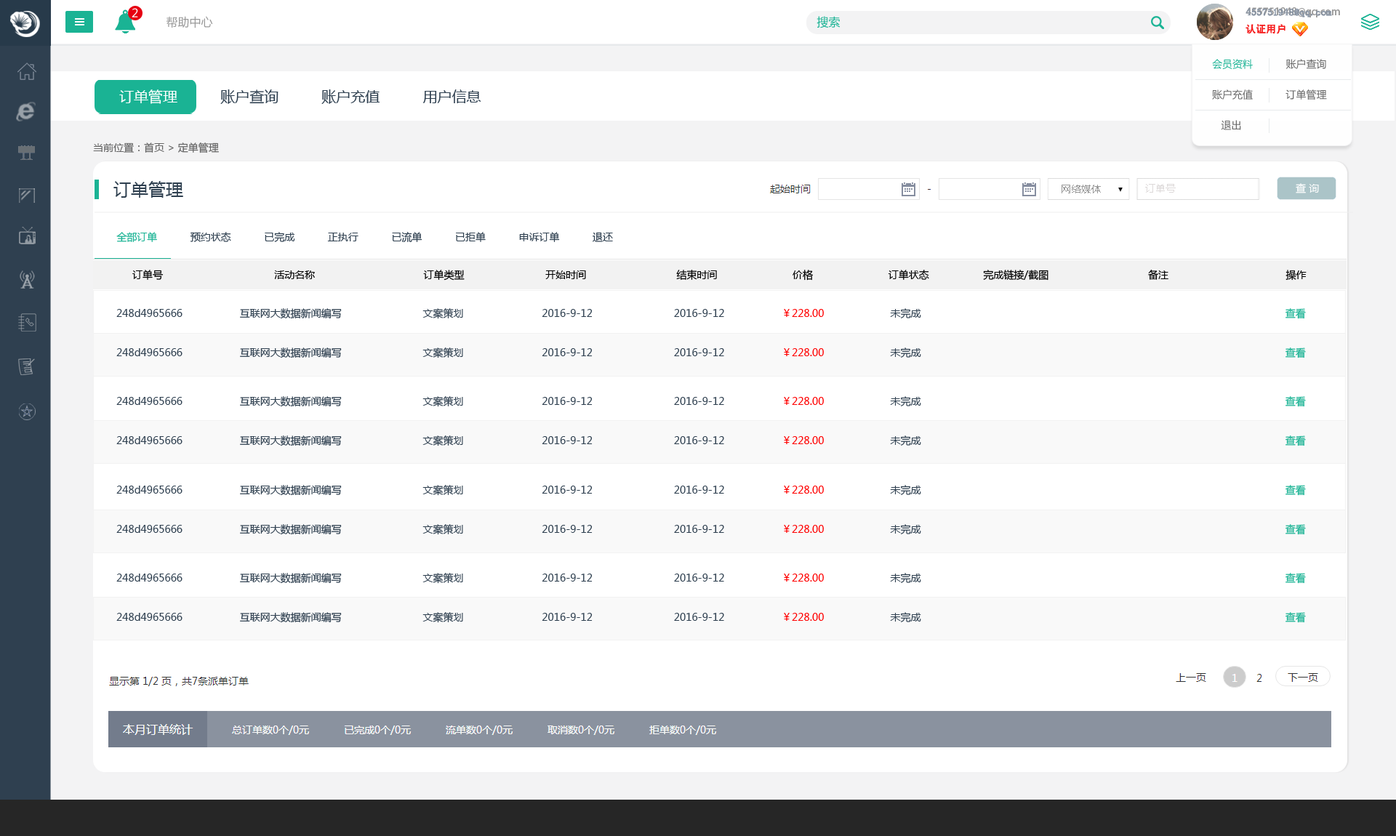
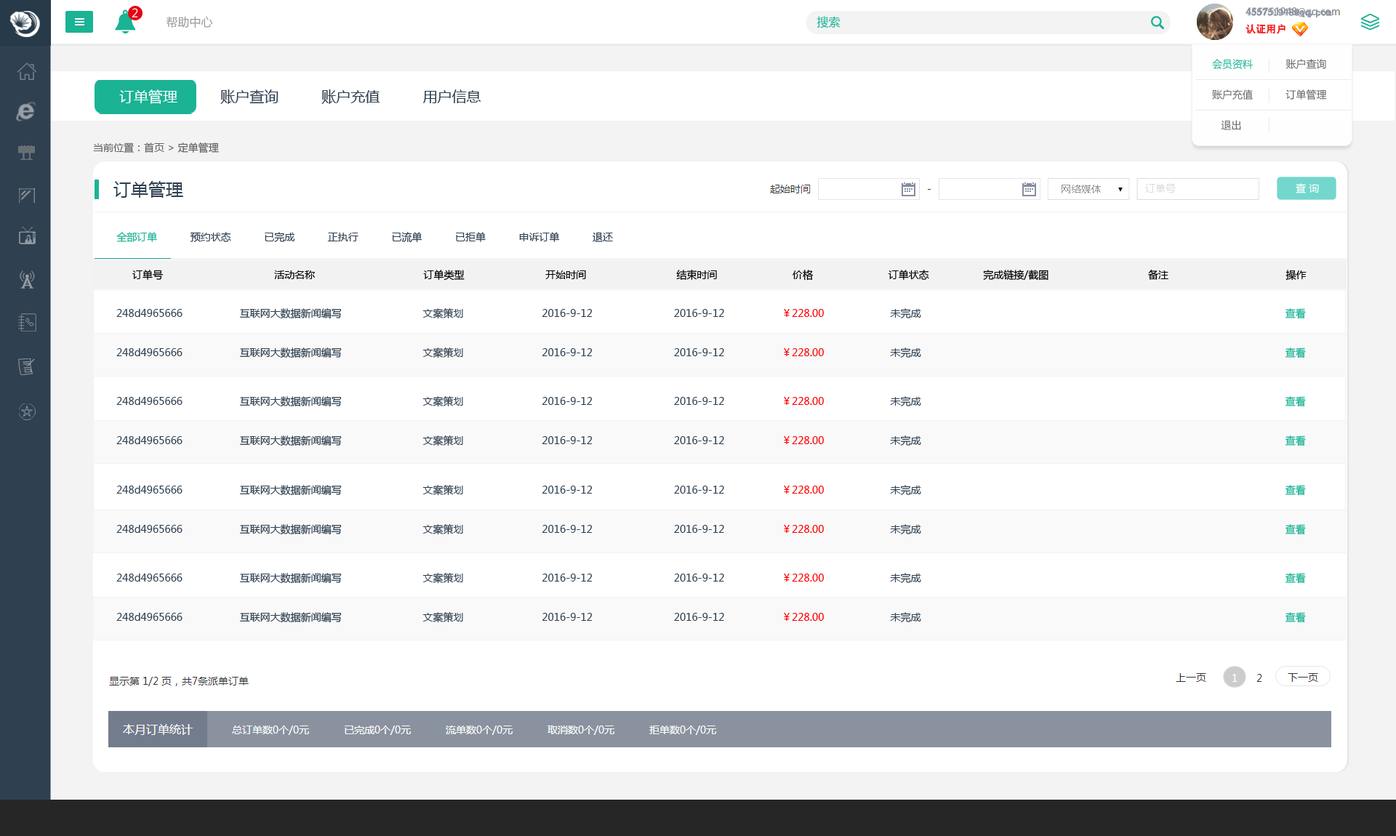
Layered file, before and after one edit (1396x836). Changes by layer:
painted on "图层 91" over [1277, 176, 1337, 200]
